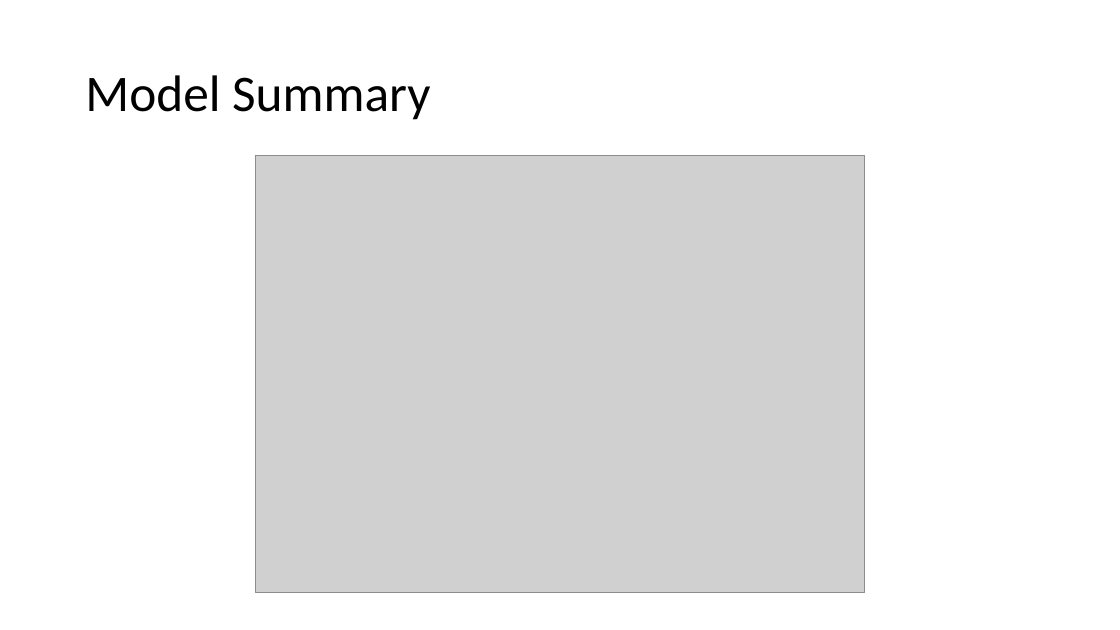
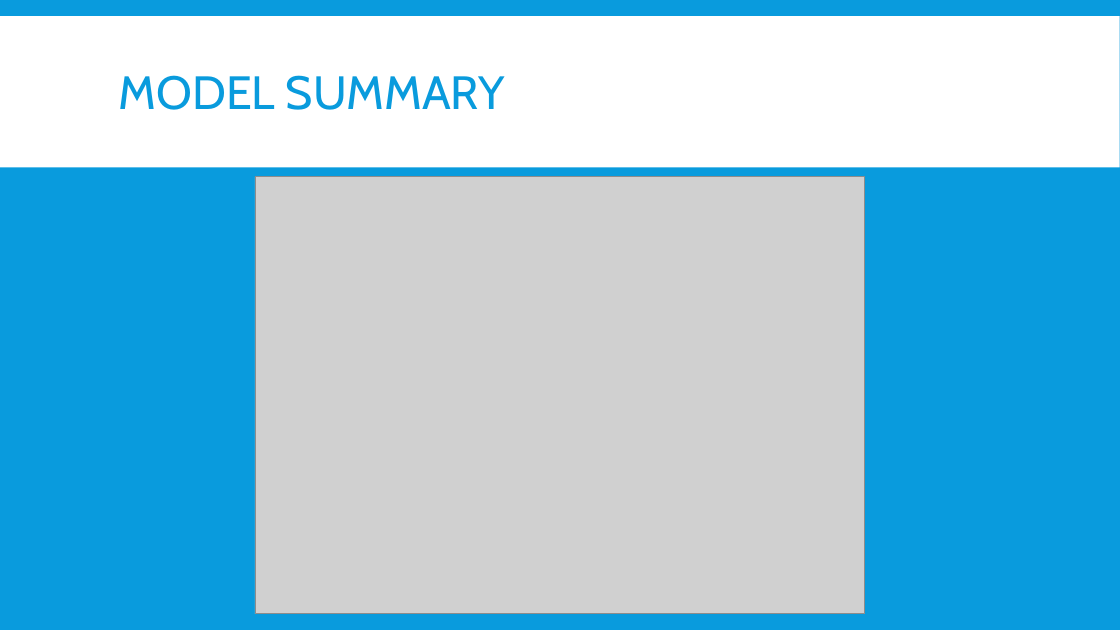
Before and after one commit to itispete/Final, a slide deck: slide 4 of Learning Handwriting using EMNIST.pptx. Drawn at 1120x630 pixels with LibreOffice and Linux fonts; fonts in the diff are those of the drawing; grey boxes stand for pictures. Boxes give left, top, right and bottom in pixels: in the first picture for what was removed or moved away, otherwise in the second. Text is boxed around its words. In the diff, an @@ line names an element or a change of style, - is before the commit and + after.

```diff
--- a/Learning Handwriting using EMNIST.pptx
+++ b/Learning Handwriting using EMNIST.pptx
@@ background #FFFFFF to #099BDD @@
@@ rectangle added at (0,16,1120,167), fill #FFFFFF @@
@@ title at (119,75,505,110): text changed; size 44 to 40 pt; font Calibri to Cabin; text colour #000000 to #099BDD @@
-Model Summary
+MODEL SUMMARY
@@ picture: place and size @@
-picture at (255,155,865,592)
+picture at (255,177,865,614)
```
Also in this commit, not shown: 6 other slides changed, 2 slides added.
